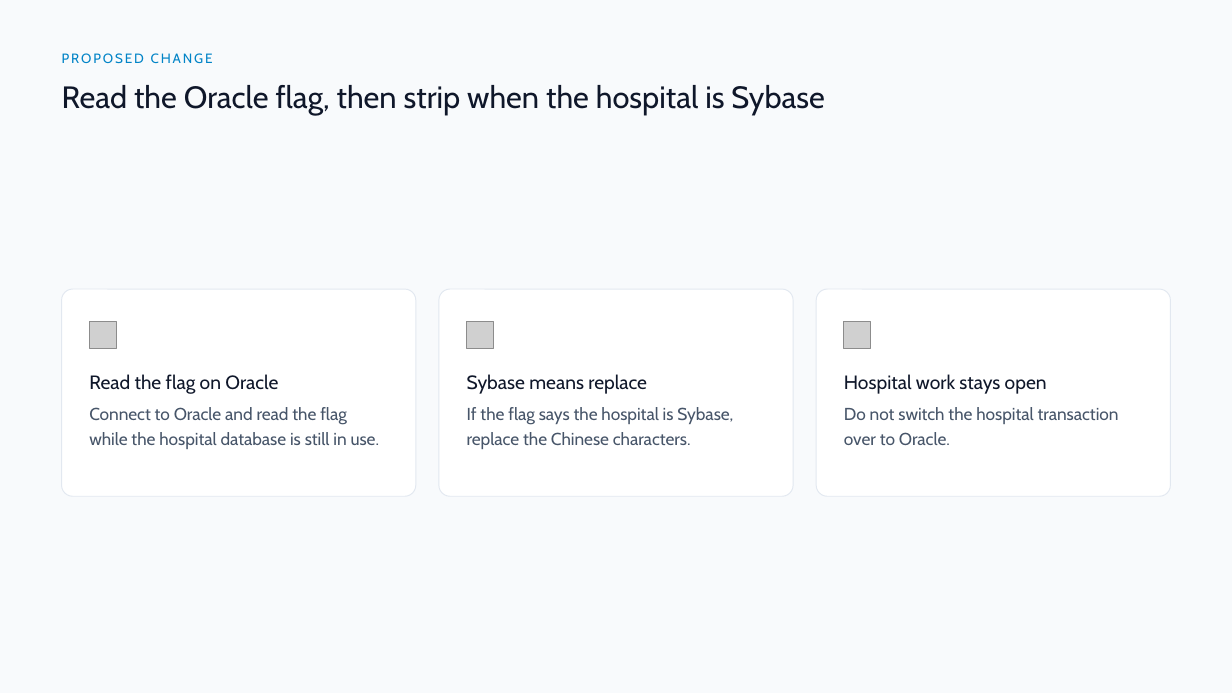
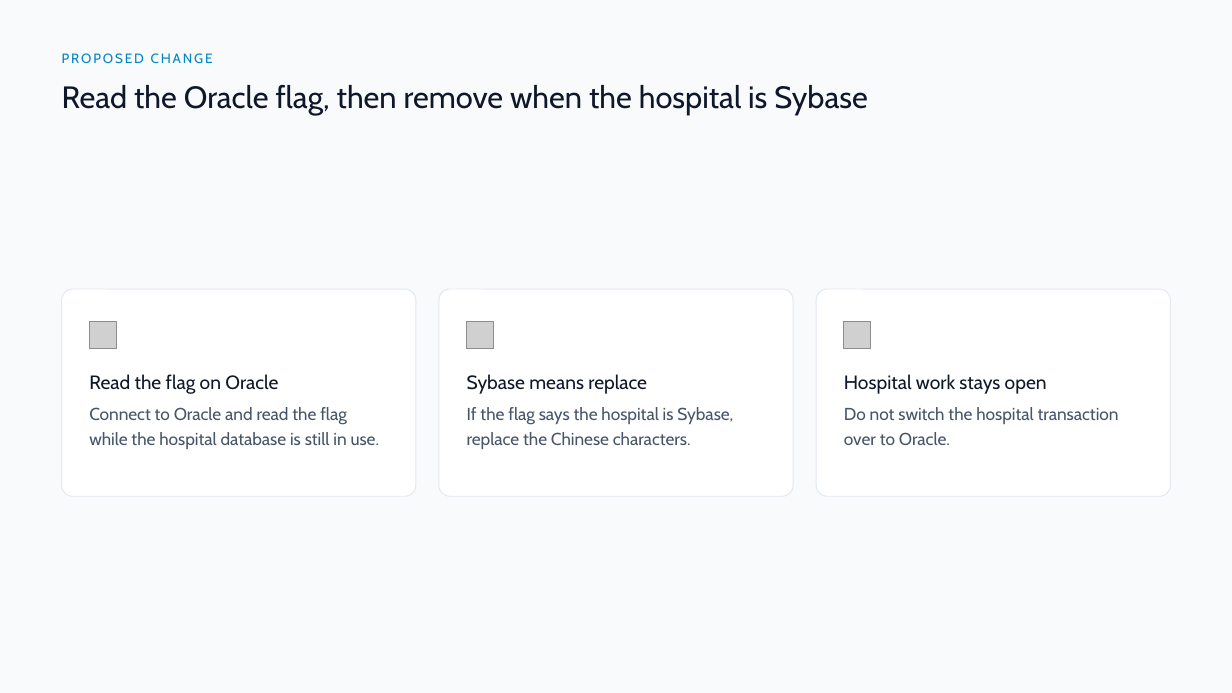
Before and after one commit to DragonChong/HA-Notes, a slide deck: slide 5 of SDLC/Projects/TMP-oracle-route-lookup — Oracle route lookup/assets/Oracle route lookup.pptx. Drawn at 1232x693 pixels with LibreOffice and Linux fonts; fonts in the diff are those of the drawing; grey boxes stand for pictures. Boxes give left, top, right and bottom in pixels: in the first picture for what was removed or moved away, otherwise in the second. Text is boxed around its words. In the diff, an @@ line names an element or a change of style, - is before the commit and + after.

```diff
--- a/SDLC/Projects/TMP-oracle-route-lookup — Oracle route lookup/assets/Oracle route lookup.pptx
+++ b/SDLC/Projects/TMP-oracle-route-lookup — Oracle route lookup/assets/Oracle route lookup.pptx
@@ text at box(62, 85, 867, 115): text changed @@
-Read the Oracle flag, then strip when the hospital is Sybase
+Read the Oracle flag, then remove when the hospital is Sybase
```
Also in this commit, not shown: 4 other slides changed, 4 other files.
